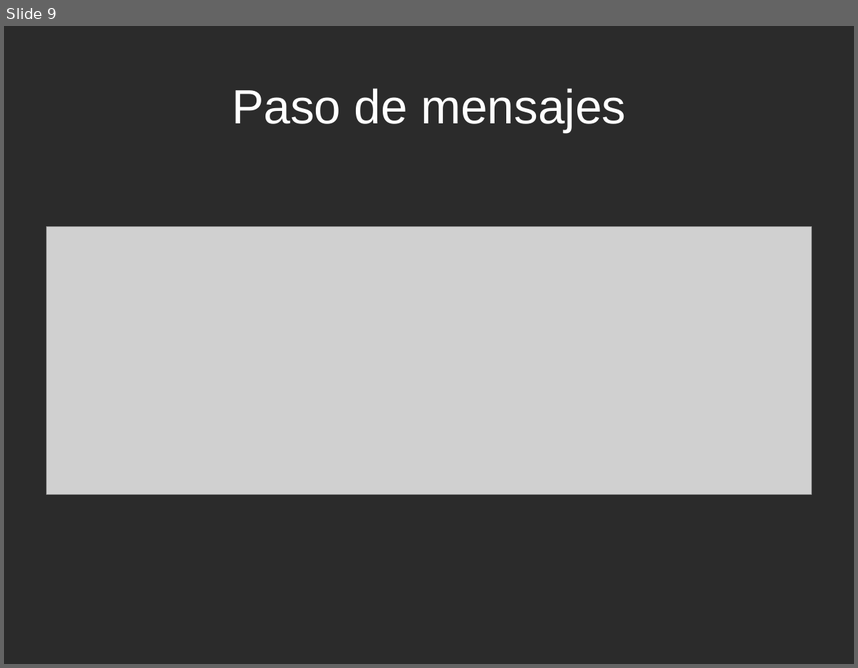
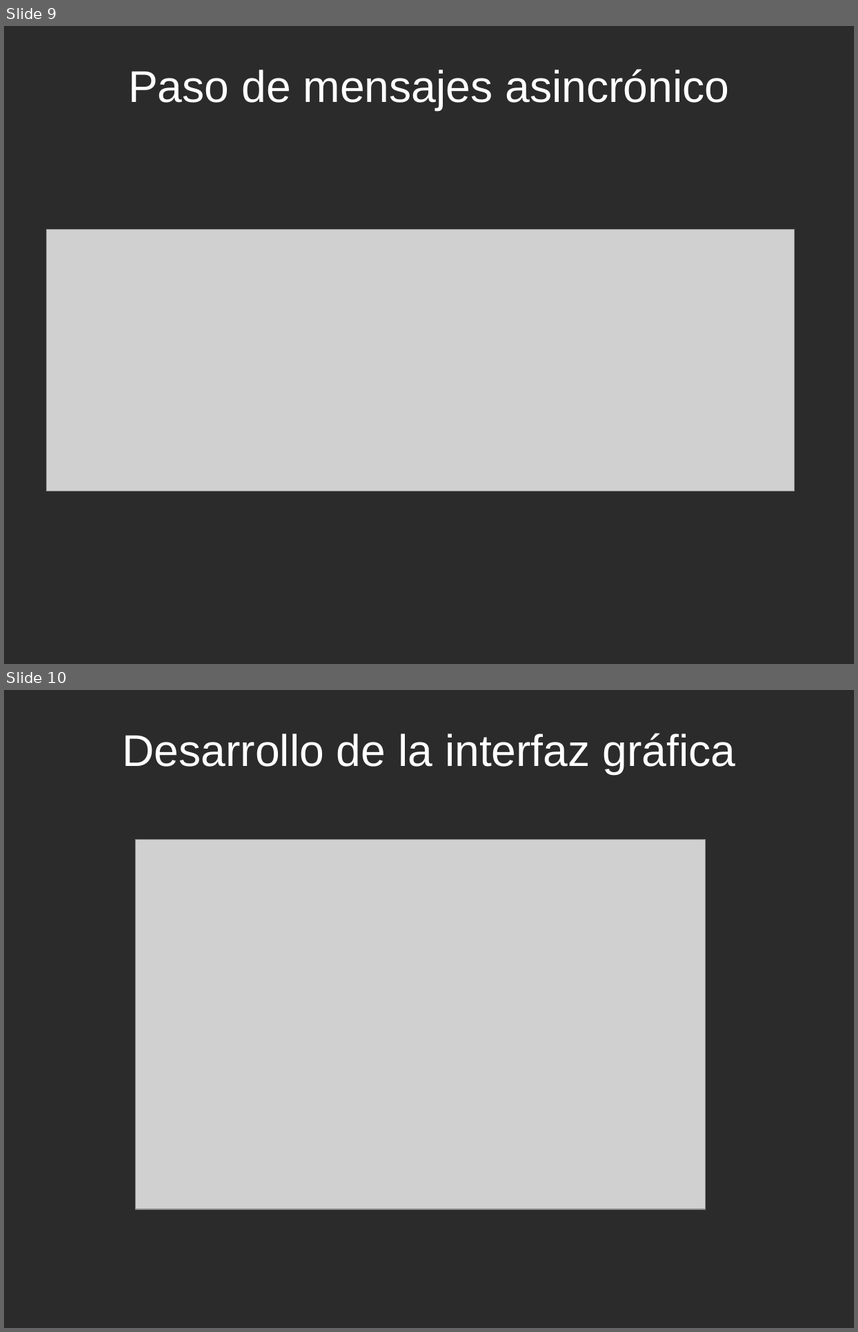
Before and after one commit to ja-mf/cacho, a slide deck: informe/pptmulti.odp. Shown one above the other, each under a label of ours: slide 9 before the commit, slides 9 and 10 after it. The pictures are 858x668 and 858x1332 pixels, drawn with LibreOffice and Linux fonts; fonts in the diff are those of the drawing; grey boxes stand for pictures; background and template pictures are left out; a plain dark background stands for a picture behind light text. Boxes give left, top, right and bottom in pixels: in the first picture for what was removed or moved away, otherwise in the second. Text is boxed around its words. In the diff, an @@ line names an element or a change of style, - is before the commit and + after.

```diff
--- a/informe/pptmulti.odp
+++ b/informe/pptmulti.odp
@@ slide 10 added at bbox=[4, 690, 854, 1328], background picture (left out) @@
@@ title added at bbox=[122, 733, 735, 775], 41.4 pt, text #FFFFFF @@
+Desarrollo de la interfaz gráfica
@@ picture added at bbox=[136, 839, 706, 1209] @@
@@ slide 9 changed as well @@
@@ title at bbox=[128, 69, 730, 111]: text changed; size 44.8 to 41.4 pt @@
-Paso de mensajes
+Paso de mensajes asincrónico
@@ picture: place and size @@
-picture at bbox=[46, 227, 812, 495]
+picture at bbox=[46, 229, 795, 491]
```
Also in this commit, not shown: 14 other slides changed, 2 other slides added, 1 slide removed, 20 other files.
